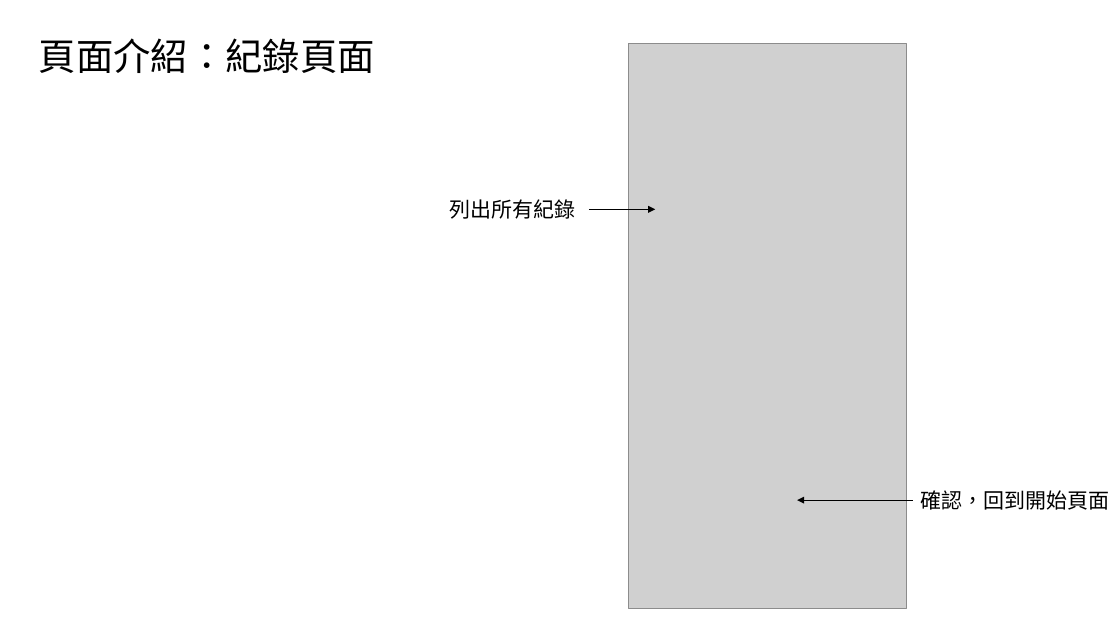
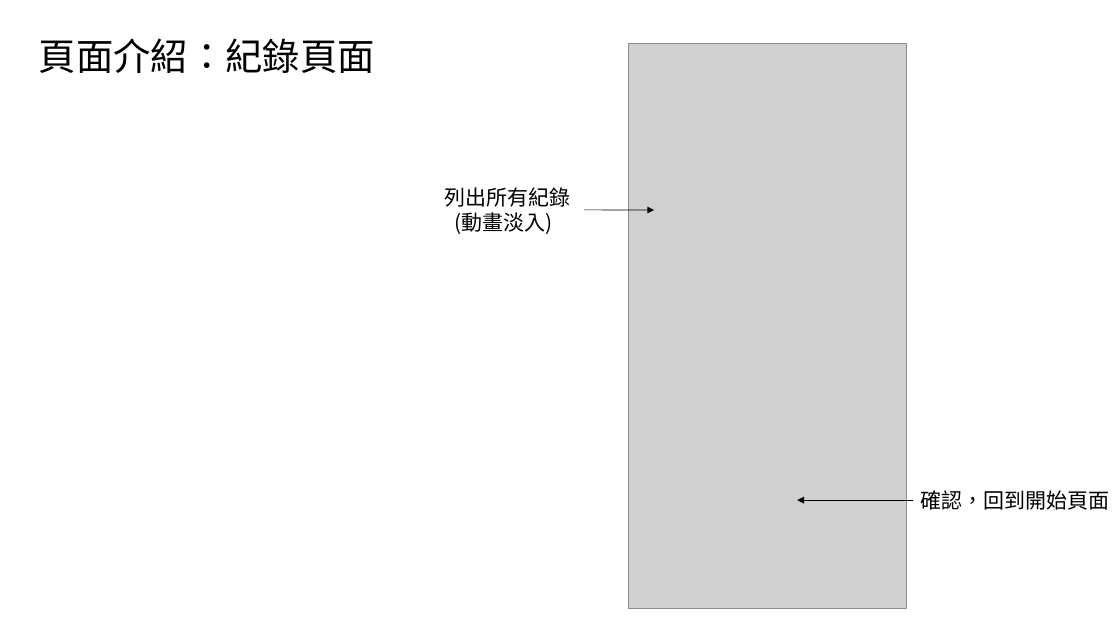
Before and after one commit to hellen6654/Android_Final, a slide deck: slide 7 of presentation/android.pptx. Drawn at 1120x630 pixels with LibreOffice and Linux fonts; fonts in the diff are those of the drawing; grey boxes stand for pictures; background and template pictures are left out. Boxes give left, top, right and bottom in pixels: in the first picture for what was removed or moved away, otherwise in the second. Text is boxed around its words. In the diff, an @@ line names an element or a change of style, - is before the commit and + after.

Commit message:
報告更新

```diff
--- a/presentation/android.pptx
+++ b/presentation/android.pptx
@@ text "列出所有紀錄": place and size @@
-text "列出所有紀錄" at (450,199,576,219)
+text "列出所有紀錄" at (445,187,571,234)
@@ text at (454,212,552,234): paragraph added @@
+(動畫淡入)
@@ arrow moved from (589, 209) - (655, 209) to (584, 210) - (655, 210) @@
```
